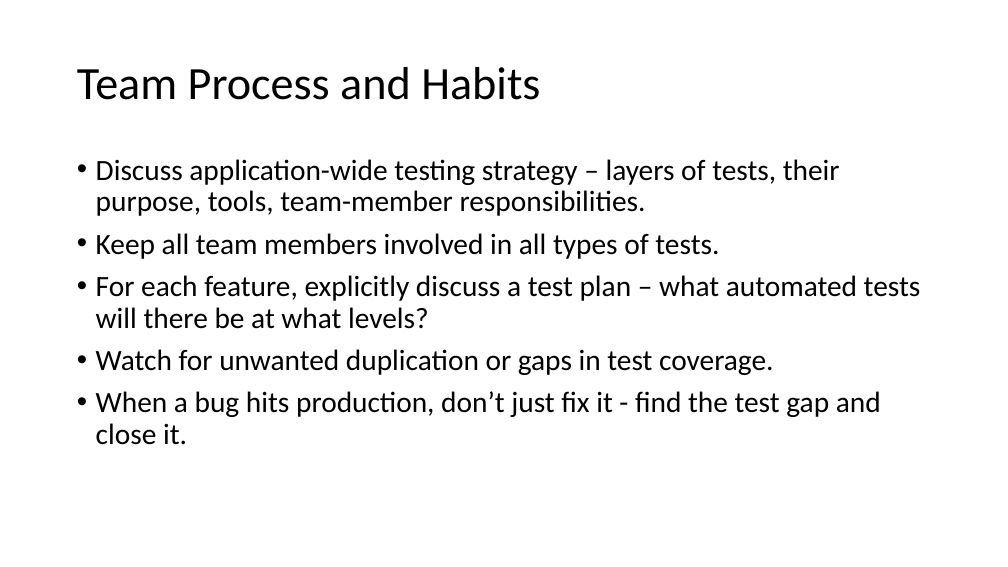
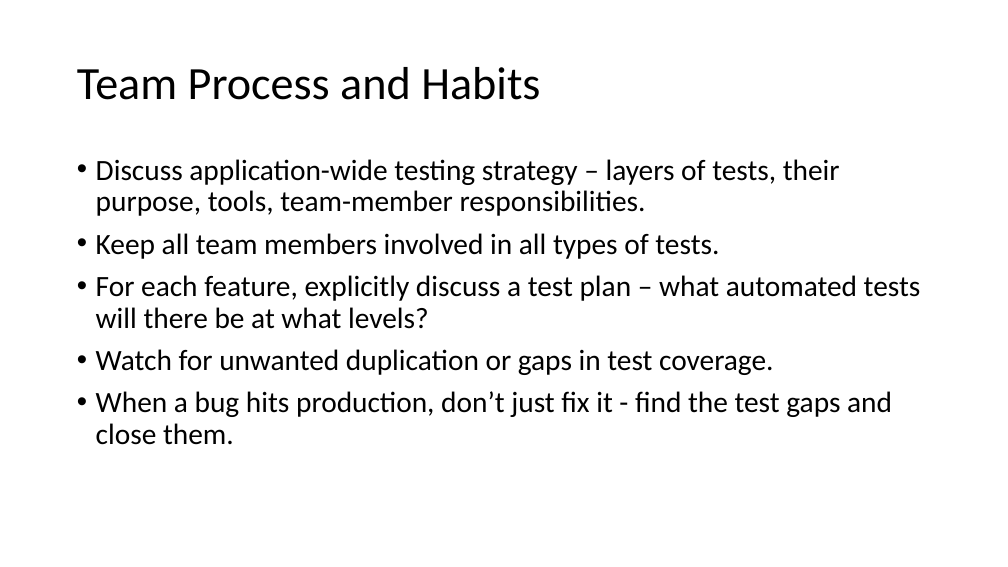
Before and after one commit to weaverj/testpyramidexample, a slide deck: slide 13 of Test Pyramid Presentation.pptx. Drawn at 1008x567 pixels with LibreOffice and Linux fonts; fonts in the diff are those of the drawing; background and template pictures are left out. Boxes give left, top, right and bottom in pixels: in the first picture for what was removed or moved away, otherwise in the second. Text is boxed around its words. In the diff, an @@ line names an element or a change of style, - is before the commit and + after.

```diff
--- a/Test Pyramid Presentation.pptx
+++ b/Test Pyramid Presentation.pptx
@@ text at box(96, 391, 892, 445): text changed @@
-• When a bug hits production, don’t just fix it - find the test gap and close it.
+• When a bug hits production, don’t just fix it - find the test gaps and close them.
```
Also in this commit, not shown: 9 other slides changed.
